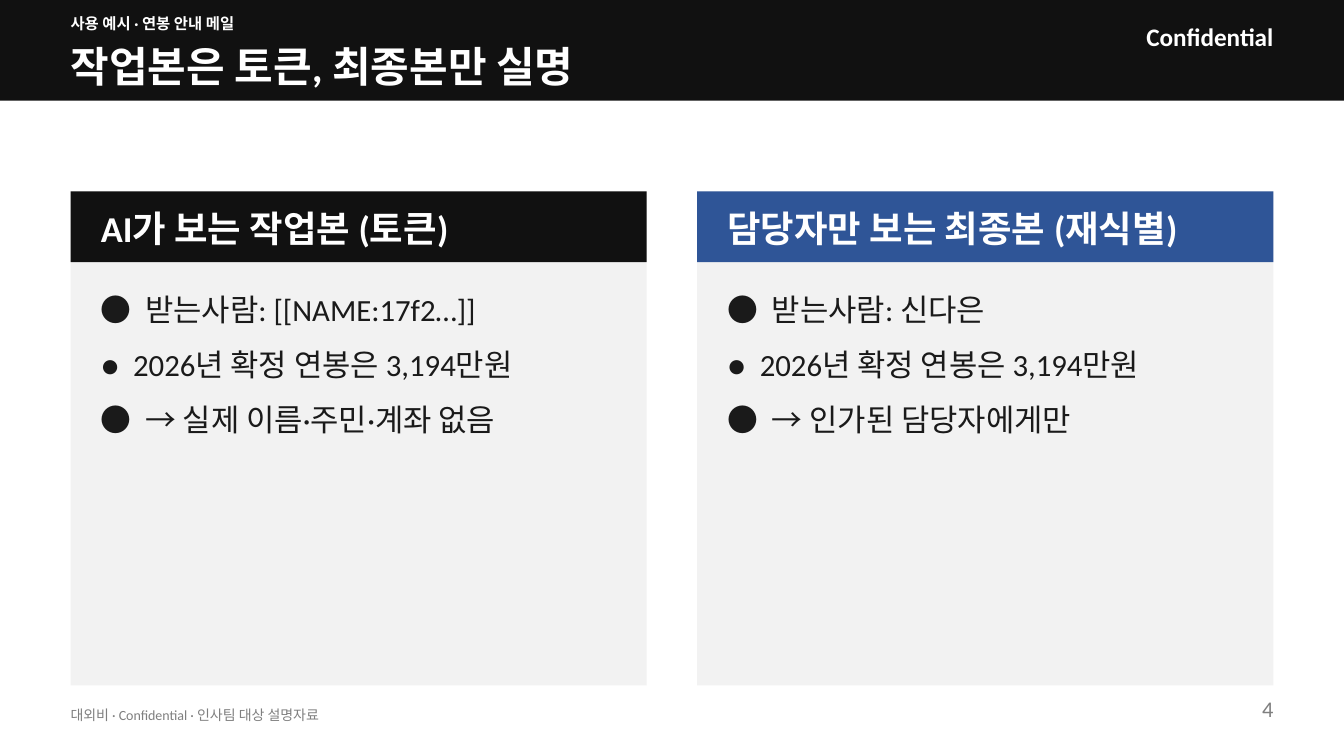
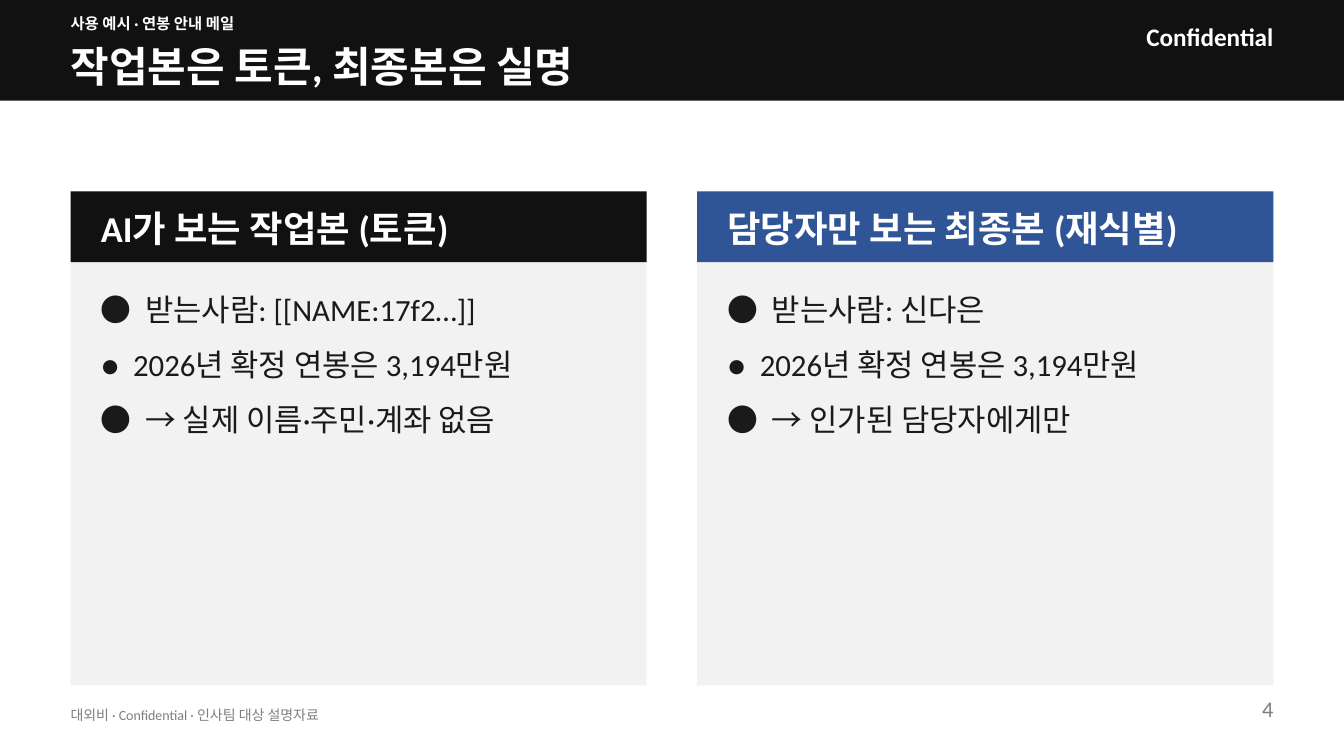
Before and after one commit to kos2001/pii-encryption-gateway, a slide deck: slide 4 of claudedocs/pii-gateway-hr-deck.pptx. Drawn at 1344x756 pixels with LibreOffice and Linux fonts; fonts in the diff are those of the drawing. Boxes give left, top, right and bottom in pixels: in the first picture for what was removed or moved away, otherwise in the second. Text is boxed around its words. In the diff, an @@ line names an element or a change of style, - is before the commit and + after.

```diff
--- a/claudedocs/pii-gateway-hr-deck.pptx
+++ b/claudedocs/pii-gateway-hr-deck.pptx
@@ text at bbox=[71, 46, 573, 88]: text changed @@
-작업본은 토큰, 최종본만 실명
+작업본은 토큰, 최종본은 실명
```
Also in this commit, not shown: 4 other slides changed, 2 slides removed, 1 other file.
